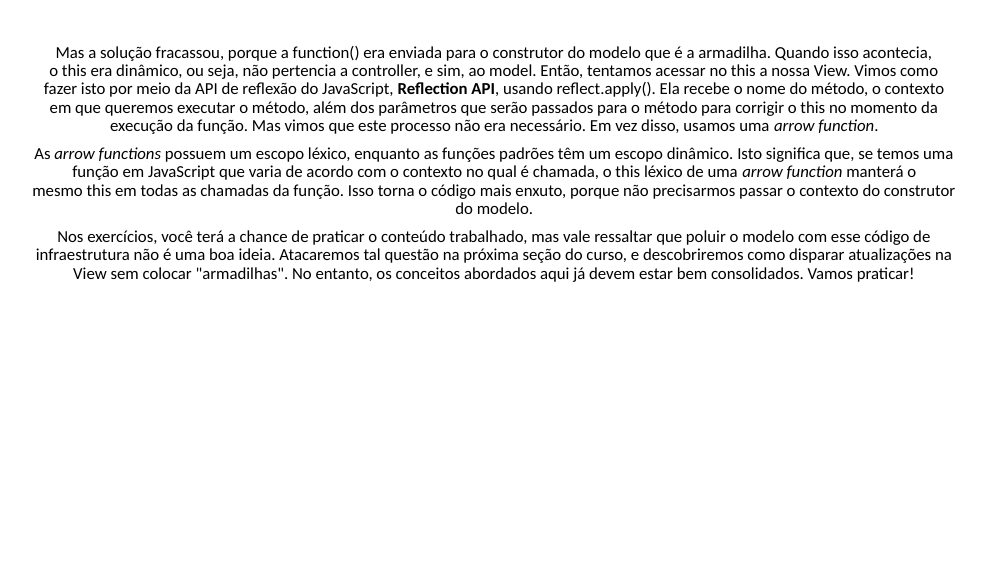
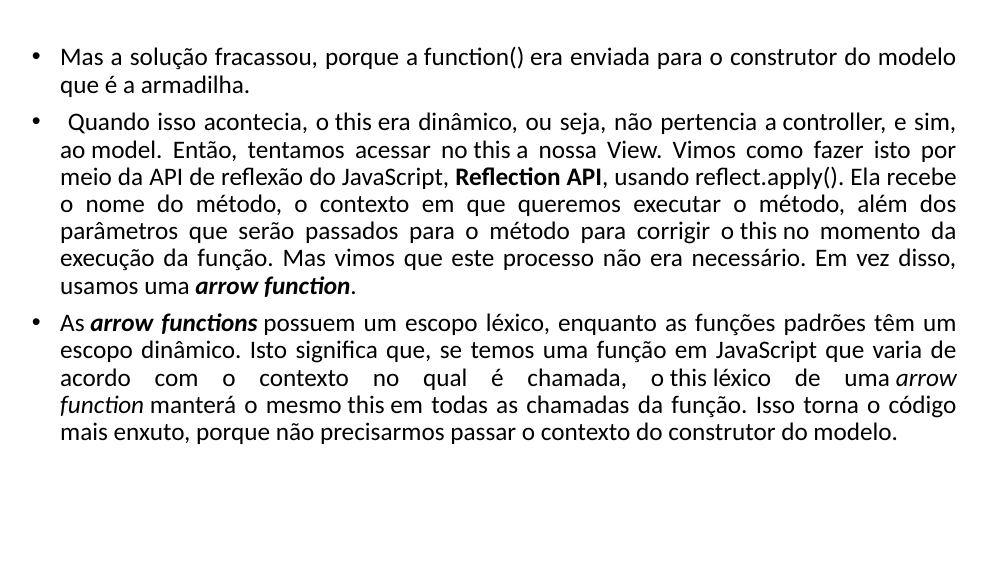
Before and after one commit to lacsousa/js-es6-oo-pp-avanc1, a slide deck: slide 5 of docs/JS Avançado 1-2-3-resumo.pptx. Drawn at 1008x567 pixels with LibreOffice and Linux fonts; fonts in the diff are those of the drawing. Boxes give left, top, right and bottom in pixels: in the first picture for what was removed or moved away, otherwise in the second. Text is boxed around its words. In the diff, an @@ line names an element or a change of style, - is before the commit and + after.

```diff
--- a/docs/JS Avançado 1-2-3-resumo.pptx
+++ b/docs/JS Avançado 1-2-3-resumo.pptx
@@ subtitle at (60,46,957,297): text changed; size 16 to 24 pt @@
-Mas a solução fracassou, porque a function() era enviada para o construtor do modelo que é a armadilha. Quando isso acontecia, o this era dinâmico, ou seja, não pertencia a controller, e sim, ao model. Então, tentamos acessar no this a nossa View. Vimos como fazer isto por meio da API de reflexão do JavaScript, Reflection API, usando reflect.apply(). Ela recebe o nome do método, o contexto em que queremos executar o método, além dos parâmetros que serão passados para o método para corrigir o this no momento da execução da função. Mas vimos que este processo não era necessário. Em vez disso, usamos uma arrow function.
+• Mas a solução fracassou, porque a function() era enviada para o construtor do modelo que é a armadilha.
+• Quando isso acontecia, o this era dinâmico, ou seja, não pertencia a controller, e sim, ao model. Então, tentamos acessar no this a nossa View. Vimos como fazer isto por meio da API de reflexão do JavaScript, Reflection API, usando reflect.apply(). Ela recebe o nome do método, o contexto em que queremos executar o método, além dos parâmetros que serão passados para o método para corrigir o this no momento da execução da função. Mas vimos que este processo não era necessário. Em vez disso, usamos uma arrow function.
@@ subtitle at (36,230,952,282): paragraph removed @@
-Nos exercícios, você terá a chance de praticar o conteúdo trabalhado, mas vale ressaltar que poluir o modelo com esse código de infraestrutura não é uma boa ideia. Atacaremos tal questão na próxima seção do curso, e descobriremos como disparar atualizações na View sem colocar "armadilhas". No entanto, os conceitos abordados aqui já devem estar bem consolidados. Vamos praticar!
@@ subtitle at (60,313,957,444): size 16 to 24 pt in "As arrow functions possuem um escopo léxico, ..."; bold on in "arrow functions"; alignment centre to justified; bullet none to • @@
```
Also in this commit, not shown: 5 slides added, 3 other files.
